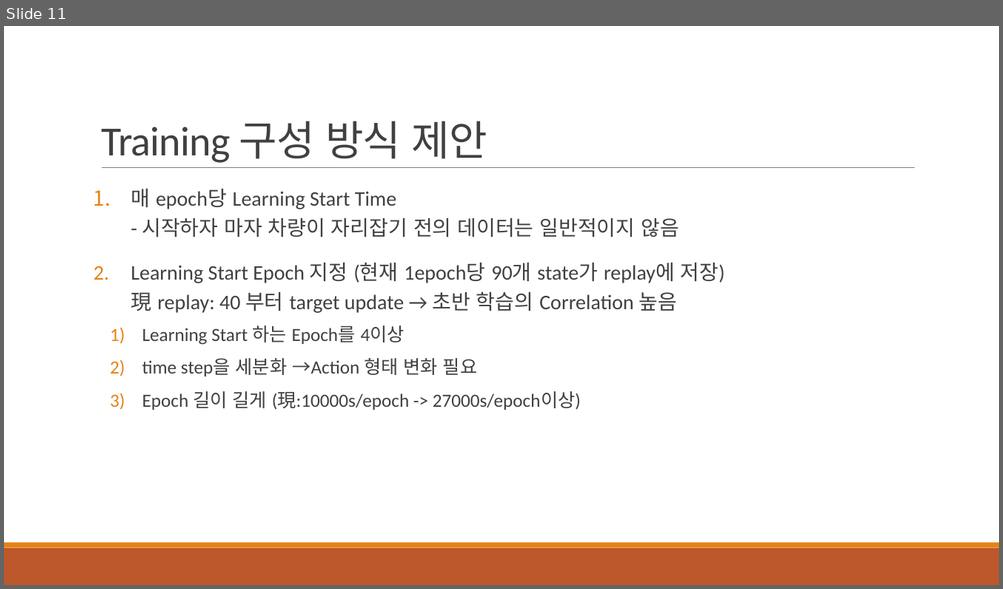
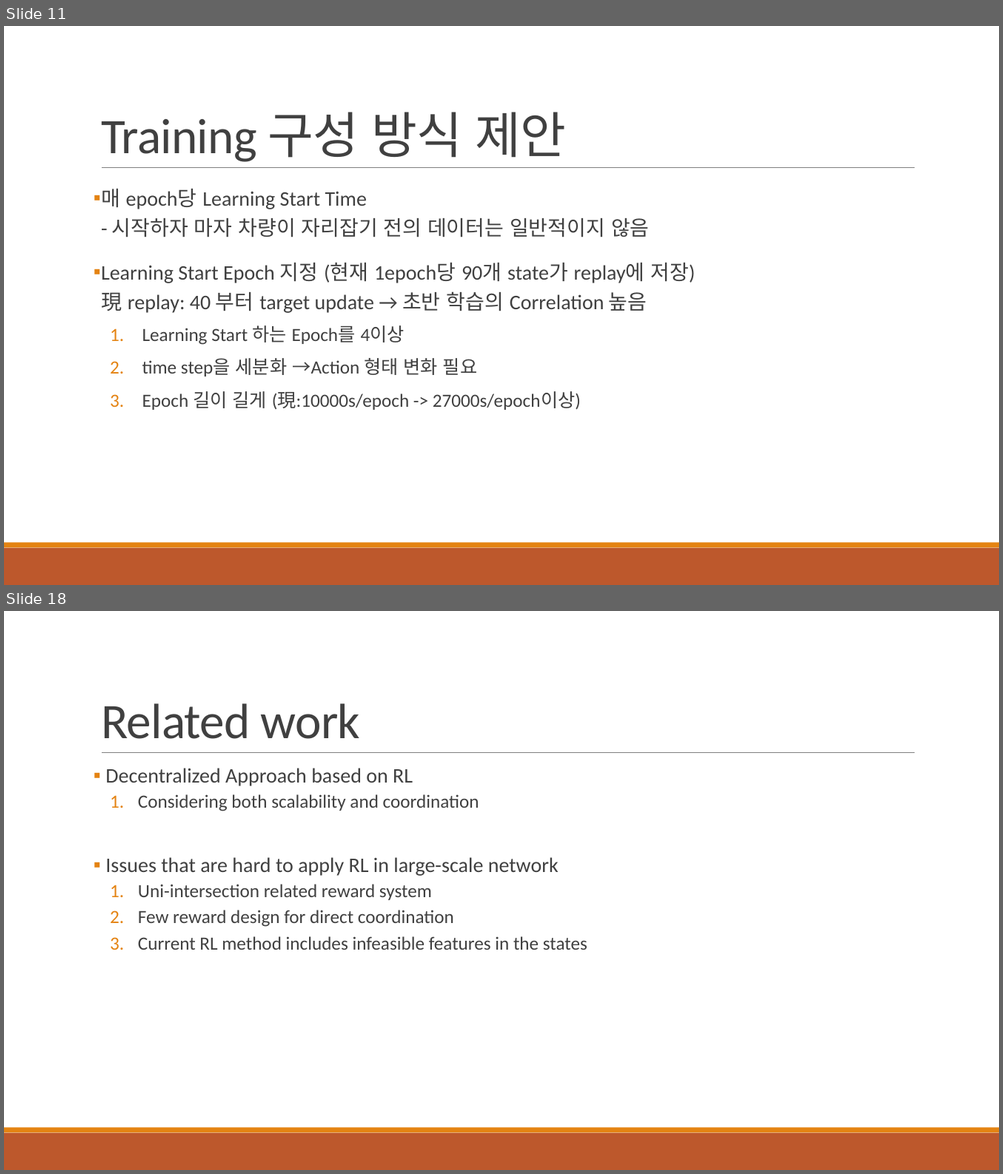
Before and after one commit to 3neutronstar/traffic-optimization_RL, a slide deck: 1st_Seminar(강민수).pptx. Shown one above the other, each under a label of ours: slide 11 before the commit, slides 11 and 18 after it; the slides between them are not shown. The pictures are 1003x589 and 1003x1174 pixels, drawn with LibreOffice and Linux fonts; fonts in the diff are those of the drawing. Boxes give left, top, right and bottom in pixels: in the first picture for what was removed or moved away, otherwise in the second. Text is boxed around its words. In the diff, an @@ line names an element or a change of style, - is before the commit and + after.

```diff
--- a/1st_Seminar(강민수).pptx
+++ b/1st_Seminar(강민수).pptx
@@ slide 18 added at (4,611,999,1170), background #FFFFFF; not listed: 3 template elements that a slide beside it also shows @@
@@ title added at (101,703,361,739), 48 pt, text #404040 @@
+Related work
@@ text added at (105,768,587,950), 18 pt, text #404040 @@
+▪ Decentralized Approach based on RL
+  1. Considering both scalability and coordination
+▪ Issues that are hard to apply RL in large-scale network
+  1. Uni-intersection related reward system
+  2. Few reward design for direct coordination
+  3. Current RL method includes infeasible features in the states
@@ slide 11 changed as well @@
@@ title "Training 구성 방식 제안" at (101,112,566,162): size 40 to 48 pt @@
@@ text "매 epoch당 Learning Start Time ..." at (101,189,695,410): bullet 1. to ▪; bullet 1) to 1. @@
```
Also in this commit, not shown: 9 other slides changed, 12 other slides added.
